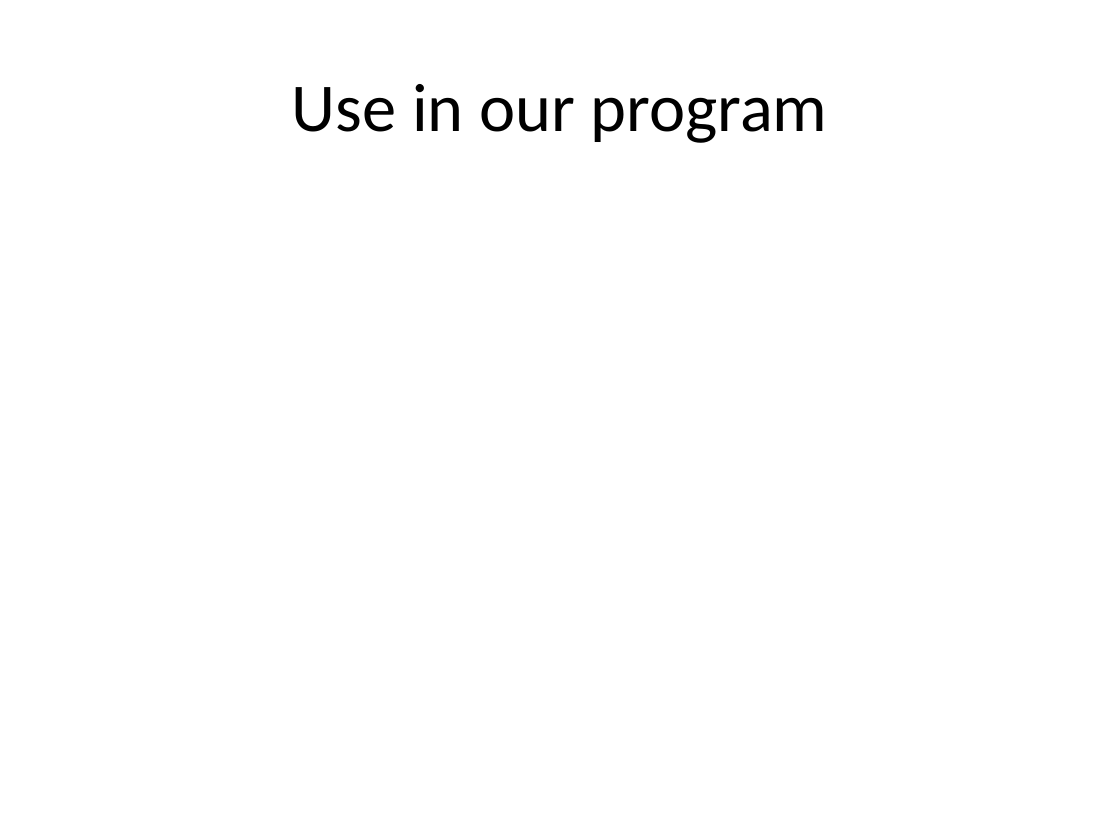
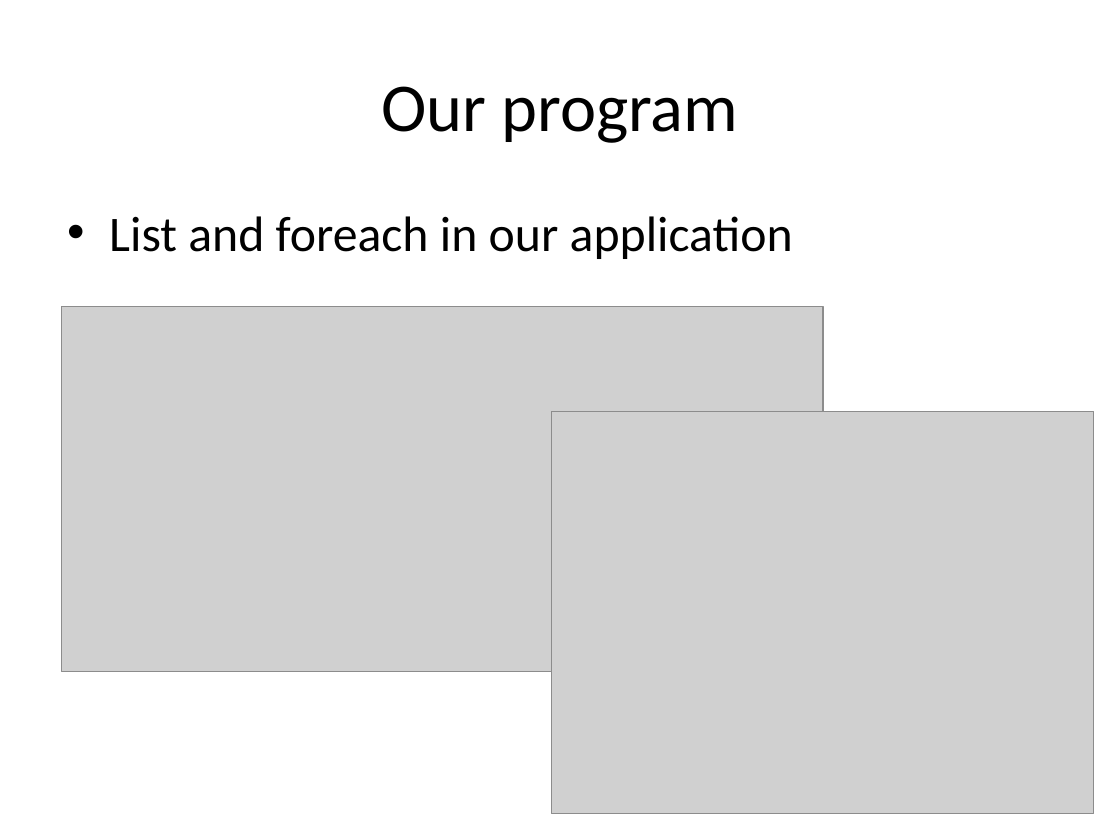
Before and after one commit to isurup/kalle-martin-group, a slide deck: slide 9 of OOPExam/06 Methods, parameters, scope and properties.pptx. Drawn at 1120x840 pixels with LibreOffice and Linux fonts; fonts in the diff are those of the drawing; grey boxes stand for pictures. Boxes give left, top, right and bottom in pixels: in the first picture for what was removed or moved away, otherwise in the second. Text is boxed around its words. In the diff, an @@ line names an element or a change of style, - is before the commit and + after.

```diff
--- a/OOPExam/06 Methods, parameters, scope and properties.pptx
+++ b/OOPExam/06 Methods, parameters, scope and properties.pptx
@@ title at [381, 86, 739, 143]: text changed @@
-Use in our program
+Our program
@@ text added at [109, 216, 793, 259], 32 pt, text #000000 @@
+• List and foreach in our application
@@ picture added at [62, 306, 823, 671] @@
@@ picture added at [551, 411, 1094, 813] @@
```
Also in this commit, not shown: 8 slides added, 7 slides removed.
